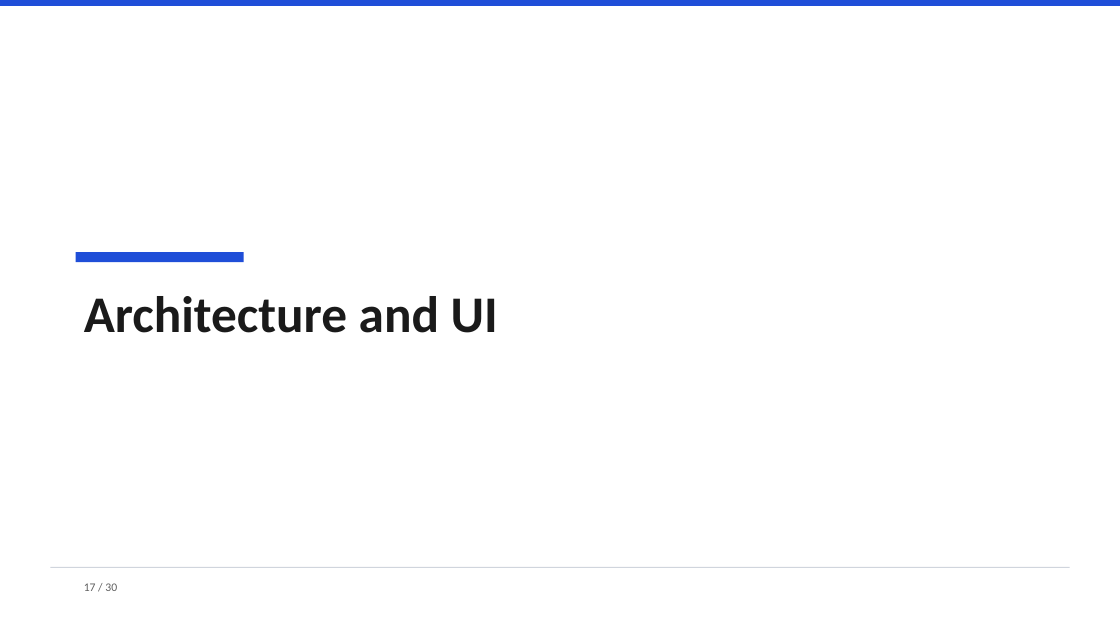
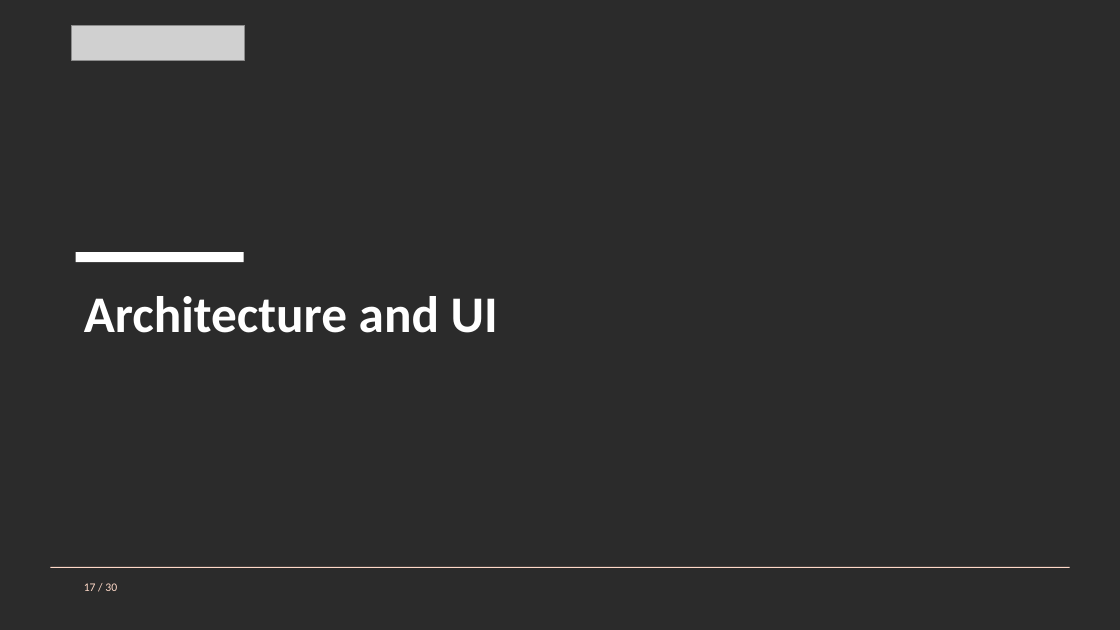
Before and after one commit to pc-buildmate/pcbuildmate, a slide deck: slide 17 of materials/source/Defense_Deck.pptx. Drawn at 1120x630 pixels with LibreOffice and Linux fonts; fonts in the diff are those of the drawing; grey boxes stand for pictures; background and template pictures are left out; a plain dark background stands for a picture behind light text. Boxes give left, top, right and bottom in pixels: in the first picture for what was removed or moved away, otherwise in the second. Text is boxed around its words. In the diff, an @@ line names an element or a change of style, - is before the commit and + after.

```diff
--- a/materials/source/Defense_Deck.pptx
+++ b/materials/source/Defense_Deck.pptx
@@ background #FFFFFF to picture (left out) @@
@@ rectangle removed at (0,0,1120,6) @@
@@ picture added at (71,25,245,60) @@
@@ rectangle at (76,252,244,262): fill #1F4ED8 to #FFFFFF @@
@@ text "Architecture and UI" at (84,296,498,333): text colour #1A1A1A to #FFFFFF @@
@@ rectangle at (50,567,1070,568): fill #D0D5DD to #FFD9C8 @@
@@ text "17 / 30" at (84,583,117,591): text colour #606060 to #FFD9C8 @@
```
Also in this commit, not shown: 29 other slides changed.
